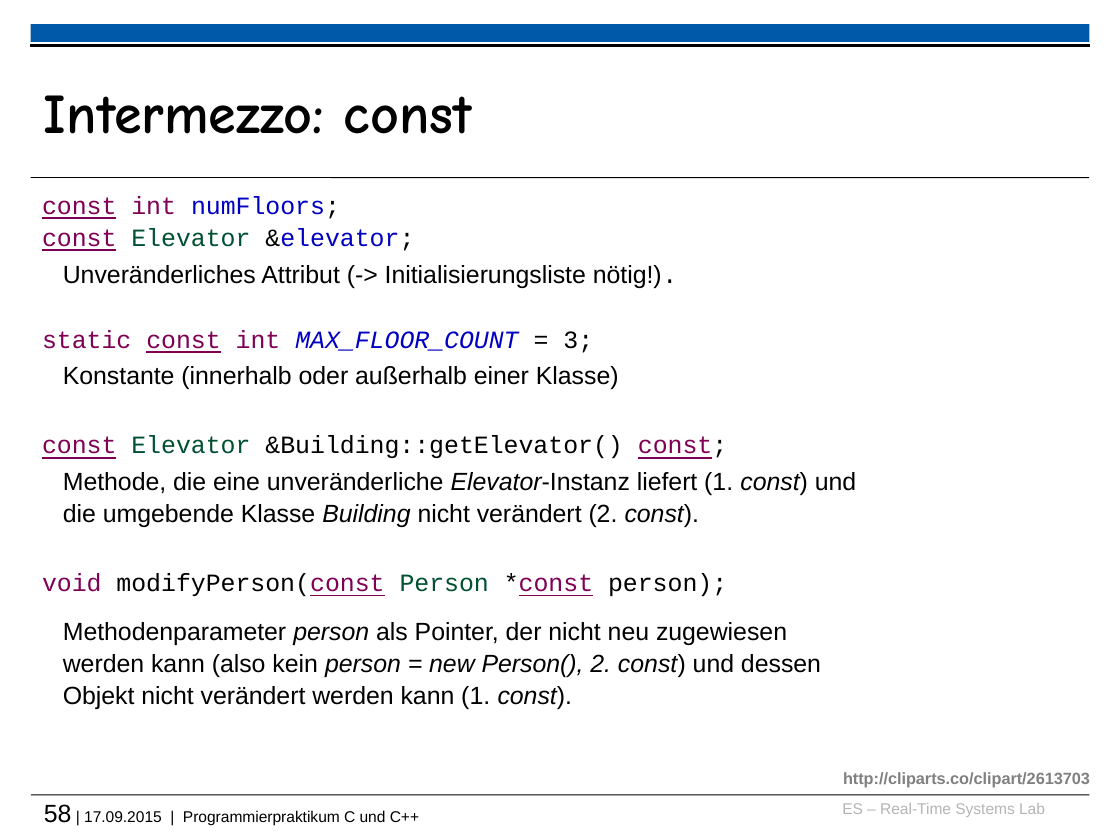
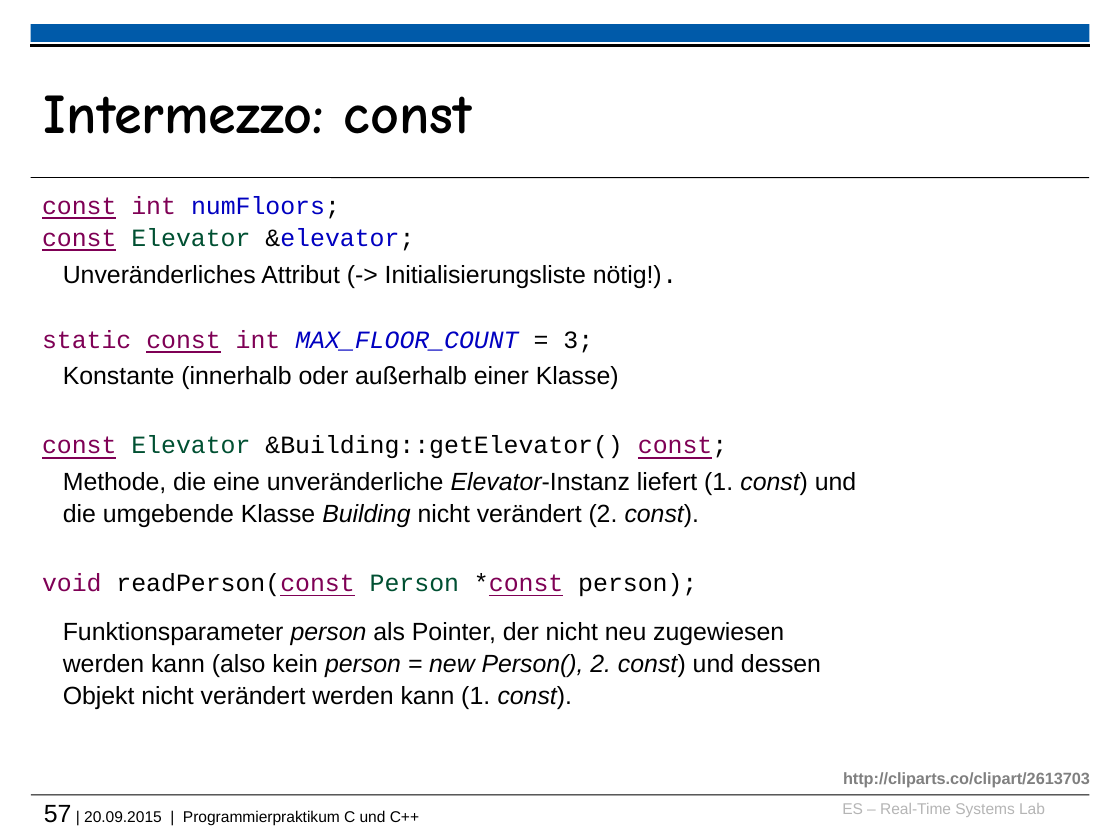
Before and after one commit to h82k/tud-cppp, a slide deck: slide 57 of cppp_lecture.pptx (slide 58 before the commit). Drawn at 1120x840 pixels with LibreOffice and Linux fonts; fonts in the diff are those of the drawing; background and template pictures are left out. Boxes give left, top, right and bottom in pixels: in the first picture for what was removed or moved away, otherwise in the second. Text is boxed around its words. In the diff, an @@ line names an element or a change of style, - is before the commit and + after.

```diff
--- a/cppp_lecture.pptx
+++ b/cppp_lecture.pptx
@@ text at (x1=42, y1=573, x2=821, y2=709): text changed @@
-void modifyPerson(const Person *const person);
-  Methodenparameter person als Pointer, der nicht neu zugewiesen werden kann (also kein person = new Person(), 2. const) und dessen Objekt nicht verändert werden kann (1. const).
+void readPerson(const Person *const person);
+  Funktionsparameter person als Pointer, der nicht neu zugewiesen werden kann (also kein person = new Person(), 2. const) und dessen Objekt nicht verändert werden kann (1. const).
@@ text at (x1=44, y1=805, x2=419, y2=825): text changed @@
-58 | 17.09.2015 | Programmierpraktikum C und C++
+57 | 20.09.2015 | Programmierpraktikum C und C++
```
Also in this commit, not shown: 9 other slides changed, 2 slides added, 1 slide removed, 1 other file.
